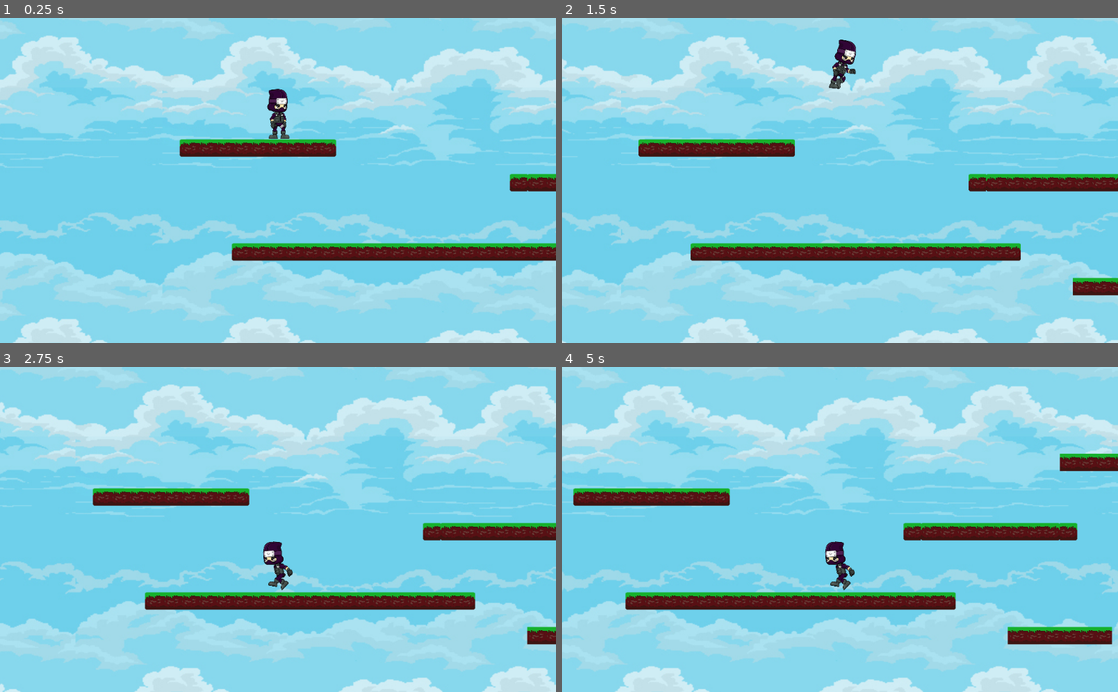
Above: before the commit, frames 1-4 (two rows, left to right).
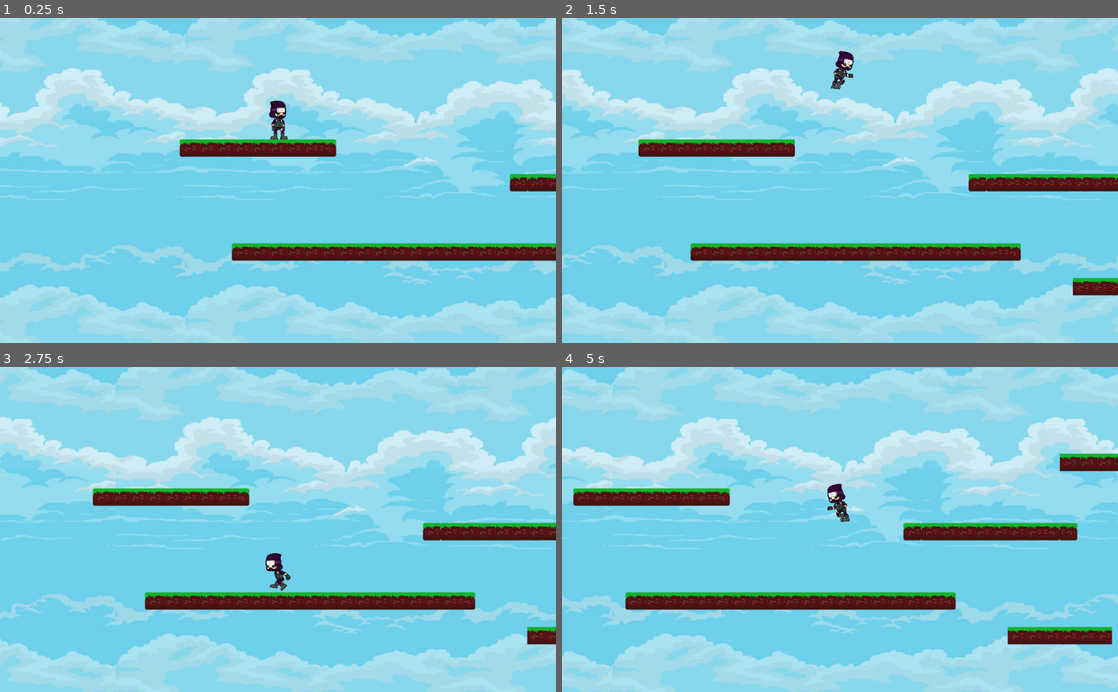
Above: after the commit, the same moments.

Repository: Matheus-Reinert/Godot_Jogo2D
Game: Godot game, scene res://World.tscn
Same seed, same stepped clock (60 frames per second), same inputs: the game is played once before the commit and once after it.
Inputs:
- Up to frame 1 (0.25 s): no input
- Up to frame 2 (1.5 s): tap Enter at 0.5 s; hold Right (ui_right) from 0.53 s (still down); tap Up (ui_up) at 0.77 s
- Up to frame 3 (2.75 s): tap Up (ui_up) at 1.52 s; release Right (ui_right) at 2.03 s; hold Left (ui_left) from 2.03 s (still down)
- Up to frame 4 (5 s): release Left (ui_left) at 2.78 s; hold Right (ui_right) 2.78-4.28 s; tap Up (ui_up) at 3.02, 3.77, 4.52 s; hold Left (ui_left) from 4.28 s (still down)

The runs differ from the first frame. In frame 1, 51% of the frame differs, in the area x 0-100%, y 0-100%; in frame 2, 50%; in frame 3, 50%; in frame 4, 48%.

Commit message:
Adicionado Inimigo

Diff:
--- /dev/null
+++ b/Monster.gd
@@ -0,0 +1,25 @@
+extends StaticBody2D
+
+var flip = true
+var posicao_inicial
+var posicao_final
+var velocidade = 0.3
+
+func _ready():
+	$Sprite.play("walk")
+	posicao_inicial = $".".position.x
+	posicao_final = posicao_inicial + 100
+
+func _process(delta):
+
+	if(posicao_inicial <= posicao_final and flip):
+		$".".position.x += velocidade
+		$Sprite.flip_h = false
+		if($".".position.x >= posicao_final):
+			flip = false
+
+	if($".".position.x >= posicao_inicial and !flip):
+		$".".position.x -= velocidade
+		$Sprite.flip_h = true
+		if($".".position.x <= posicao_inicial):
+			flip = true
--- /dev/null
+++ b/Monster.tscn
@@ -0,0 +1,42 @@
+[gd_scene load_steps=13 format=2]
+
+[ext_resource path="res://zombiefiles/png/male/Walk (1).png" type="Texture" id=1]
+[ext_resource path="res://zombiefiles/png/male/Walk (2).png" type="Texture" id=2]
+[ext_resource path="res://zombiefiles/png/male/Walk (3).png" type="Texture" id=3]
+[ext_resource path="res://zombiefiles/png/male/Walk (4).png" type="Texture" id=4]
+[ext_resource path="res://zombiefiles/png/male/Walk (5).png" type="Texture" id=5]
+[ext_resource path="res://zombiefiles/png/male/Walk (6).png" type="Texture" id=6]
+[ext_resource path="res://zombiefiles/png/male/Walk (7).png" type="Texture" id=7]
+[ext_resource path="res://zombiefiles/png/male/Walk (8).png" type="Texture" id=8]
+[ext_resource path="res://zombiefiles/png/male/Walk (9).png" type="Texture" id=9]
+[ext_resource path="res://zombiefiles/png/male/Walk (10).png" type="Texture" id=10]
+
+[sub_resource type="SpriteFrames" id=1]
+animations = [ {
+"frames": [ ExtResource( 1 ), ExtResource( 2 ), ExtResource( 3 ), ExtResource( 4 ), ExtResource( 5 ), ExtResource( 6 ), ExtResource( 7 ), ExtResource( 8 ), ExtResource( 9 ), ExtResource( 10 ) ],
+"loop": true,
+"name": "walk",
+"speed": 10.0
+} ]
+
+[sub_resource type="CapsuleShape2D" id=2]
+radius = 32.0
+height = 48.106
+
+[node name="Monster" type="StaticBody2D"]
+position = Vector2( 32, 32 )
+__meta__ = {
+"_edit_group_": true
+}
+
+[node name="Sprite" type="AnimatedSprite" parent="."]
+position = Vector2( 128, 9.95 )
+scale = Vector2( 0.148837, 0.161657 )
+frames = SubResource( 1 )
+animation = "walk"
+frame = 5
+
+[node name="Shape" type="CollisionShape2D" parent="."]
+position = Vector2( 128, 15 )
+scale = Vector2( 0.711, 0.6 )
+shape = SubResource( 2 )
--- a/Player.gd
+++ b/Player.gd
@@ -23,7 +23,6 @@
 		$Sprite.play("Idle")
 
 	if is_on_floor():
-		print("Esta no chao")
 		if Input.is_action_pressed("ui_up"):
 			motion.y = JUMP_HEIGHT
 	else: $Sprite.play("Jump")
--- a/World.tscn
+++ b/World.tscn
@@ -43,6 +43,8 @@
 [ext_resource path="res://player/png/Attack__008.png" type="Texture" id=41]
 [ext_resource path="res://player/png/Attack__009.png" type="Texture" id=42]
 [ext_resource path="res://grama.tres" type="TileSet" id=43]
+[ext_resource path="res://Monster.tscn" type="PackedScene" id=44]
+[ext_resource path="res://Monster.gd" type="Script" id=45]
 
 [sub_resource type="SpriteFrames" id=2]
 animations = [ {
@@ -68,13 +70,15 @@
 } ]
 
 [sub_resource type="RectangleShape2D" id=3]
-extents = Vector2( 31, 45 )
+extents = Vector2( 31, 48.5012 )
 
 [node name="World" type="Node"]
 
 [node name="ParallaxBackground" type="ParallaxBackground" parent="."]
+editor/display_folded = true
 
 [node name="ParallaxLayer" type="ParallaxLayer" parent="ParallaxBackground"]
+motion_scale = Vector2( 0.8, 0.8 )
 motion_mirroring = Vector2( 1024, 520 )
 
 [node name="Sprite" type="Sprite" parent="ParallaxBackground/ParallaxLayer"]
@@ -88,7 +92,7 @@
 
 [node name="Sprite" type="AnimatedSprite" parent="Player"]
 position = Vector2( 0.933105, 0.933105 )
-scale = Vector2( 0.176308, 0.209607 )
+scale = Vector2( 0.149, 0.162 )
 frames = SubResource( 2 )
 animation = "Run"
 frame = 1
@@ -97,13 +101,15 @@
 }
 
 [node name="CollisionShape2D" type="CollisionShape2D" parent="Player"]
-position = Vector2( 1.41838, 2.52641 )
+position = Vector2( 0.5, 0 )
+scale = Vector2( 0.711, 0.75 )
 shape = SubResource( 3 )
 __meta__ = {
 "_edit_group_": true
 }
 
 [node name="Camera2D" type="Camera2D" parent="Player"]
+visible = false
 position = Vector2( 0.124878, 9.06099 )
 current = true
 limit_top = 0
@@ -117,3 +123,7 @@
 cell_size = Vector2( 32, 32 )
 format = 1
 tile_data = PoolIntArray( 327709, 1, 0, 327710, 1, 0, 327711, 1, 0, 327712, 1, 0, 327713, 1, 0, 327714, 1, 0, 327715, 1 …(929 unchanged characters)…
+
+[node name="Monster" parent="." instance=ExtResource( 44 )]
+position = Vector2( 896, 110 )
+script = ExtResource( 45 )
Not shown: 1 places in World.tscn that only renumber resources
